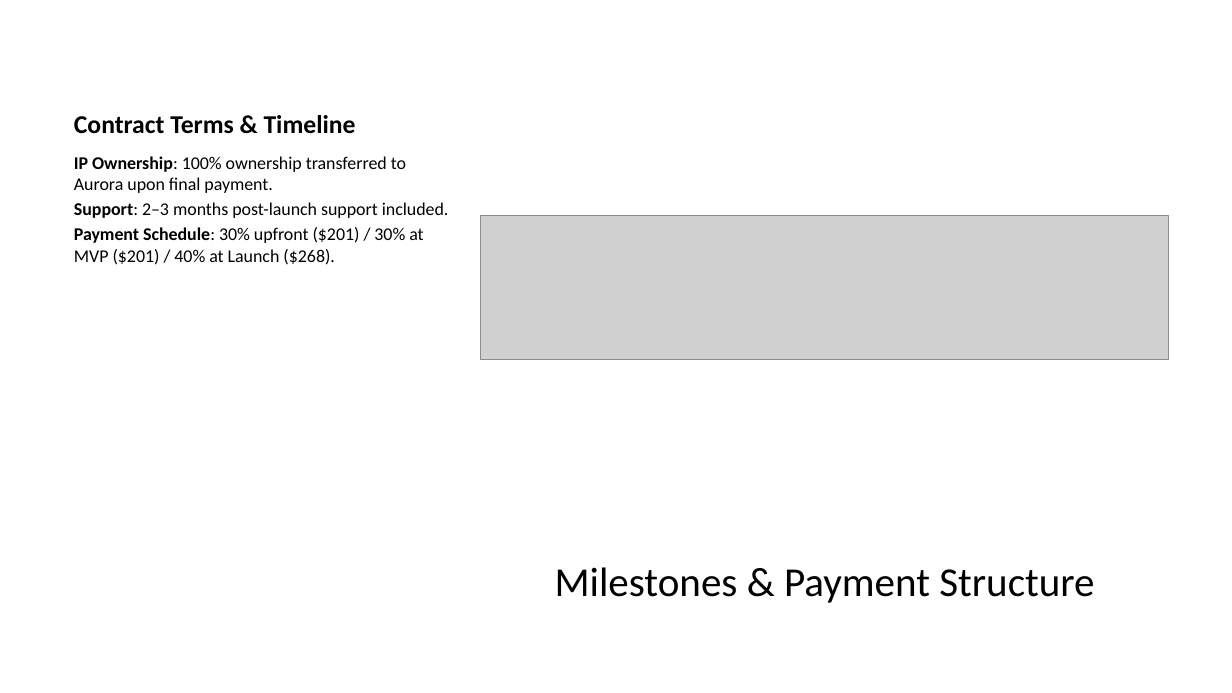
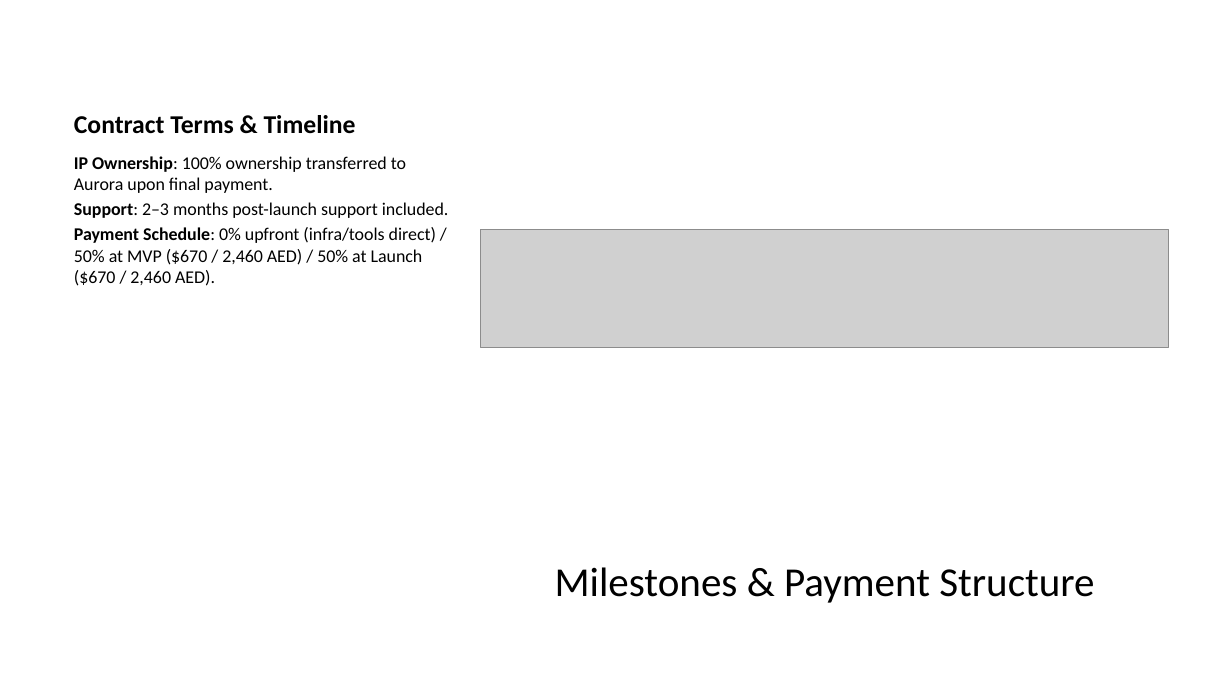
Before and after one commit to igor-kan/quarto-writing, a slide deck: slide 27 of posts/aurora_internal_ai_assistant_proposal_slides.pptx. Drawn at 1232x693 pixels with LibreOffice and Linux fonts; fonts in the diff are those of the drawing; grey boxes stand for pictures. Boxes give left, top, right and bottom in pixels: in the first picture for what was removed or moved away, otherwise in the second. Text is boxed around its words. In the diff, an @@ line names an element or a change of style, - is before the commit and + after.

```diff
--- a/posts/aurora_internal_ai_assistant_proposal_slides.pptx
+++ b/posts/aurora_internal_ai_assistant_proposal_slides.pptx
@@ text at bbox=[74, 227, 436, 286]: text changed @@
-Payment Schedule: 30% upfront ($201) / 30% at MVP ($201) / 40% at Launch ($268).
+Payment Schedule: 0% upfront (infra/tools direct) / 50% at MVP ($670 / 2,460 AED) / 50% at Launch ($670 / 2,460 AED).
@@ picture: place and size @@
-picture at bbox=[480, 216, 1168, 360]
+picture at bbox=[480, 229, 1168, 347]
```
Also in this commit, not shown: 2 other slides changed, 8 other files.
